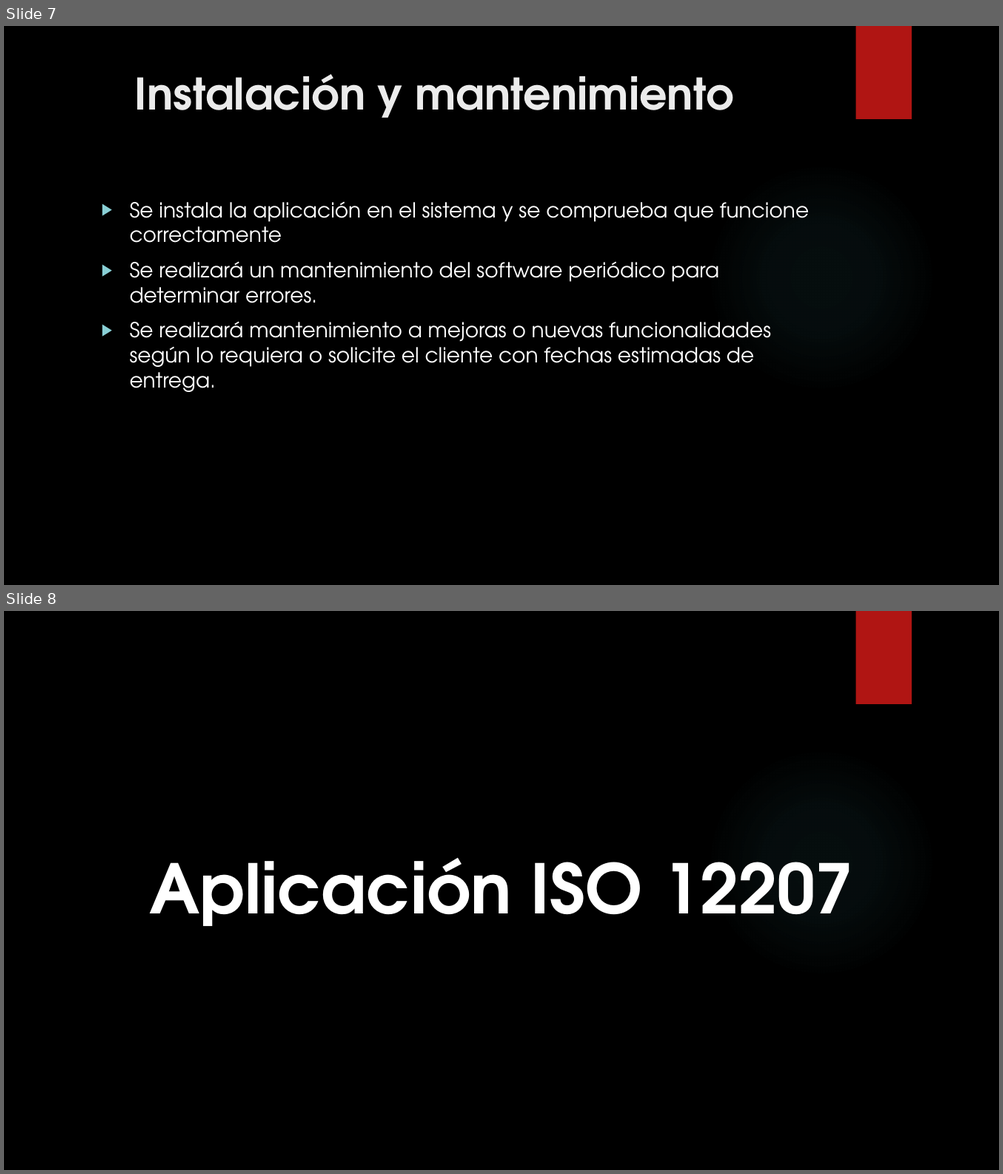
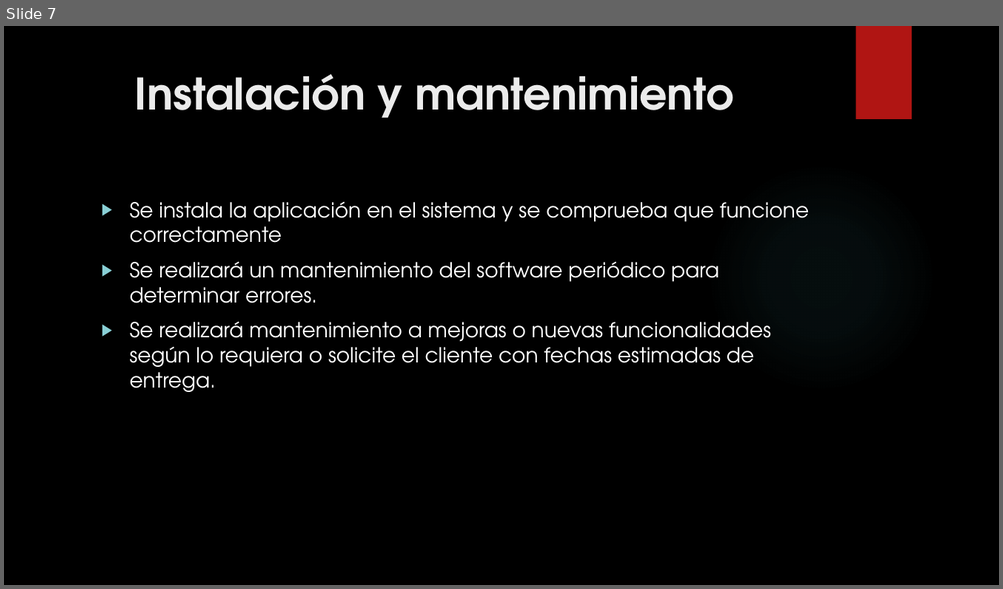
Before and after one commit to JairoVargasGonzalez/Tecno, a slide deck: ProjectoAplicacionesIIReparado/DocumentaciónYVideo/CICLO DE VIDA DEL SOFTWARE.pptx. Shown one above the other, each under a label of ours: slides 7 and 8 before the commit, slide 7 after it. The pictures are 1003x1174 and 1003x589 pixels, drawn with LibreOffice and Linux fonts; fonts in the diff are those of the drawing; background and template pictures are left out. Boxes give left, top, right and bottom in pixels: in the first picture for what was removed or moved away, otherwise in the second. Text is boxed around its words. In the diff, an @@ line names an element or a change of style, - is before the commit and + after.

```diff
--- a/ProjectoAplicacionesIIReparado/DocumentaciónYVideo/CICLO DE VIDA DEL SOFTWARE.pptx
+++ b/ProjectoAplicacionesIIReparado/DocumentaciónYVideo/CICLO DE VIDA DEL SOFTWARE.pptx
@@ slide 8 removed at bbox=[4, 611, 999, 1170], background picture (left out); not listed: 2 template elements that a slide beside it also shows @@
@@ text removed at bbox=[149, 858, 854, 926] @@
-Aplicación ISO 12207
```
Also in this commit, not shown: 6 slides changed, 6 slides added, 5 other slides removed, 3 other files.
